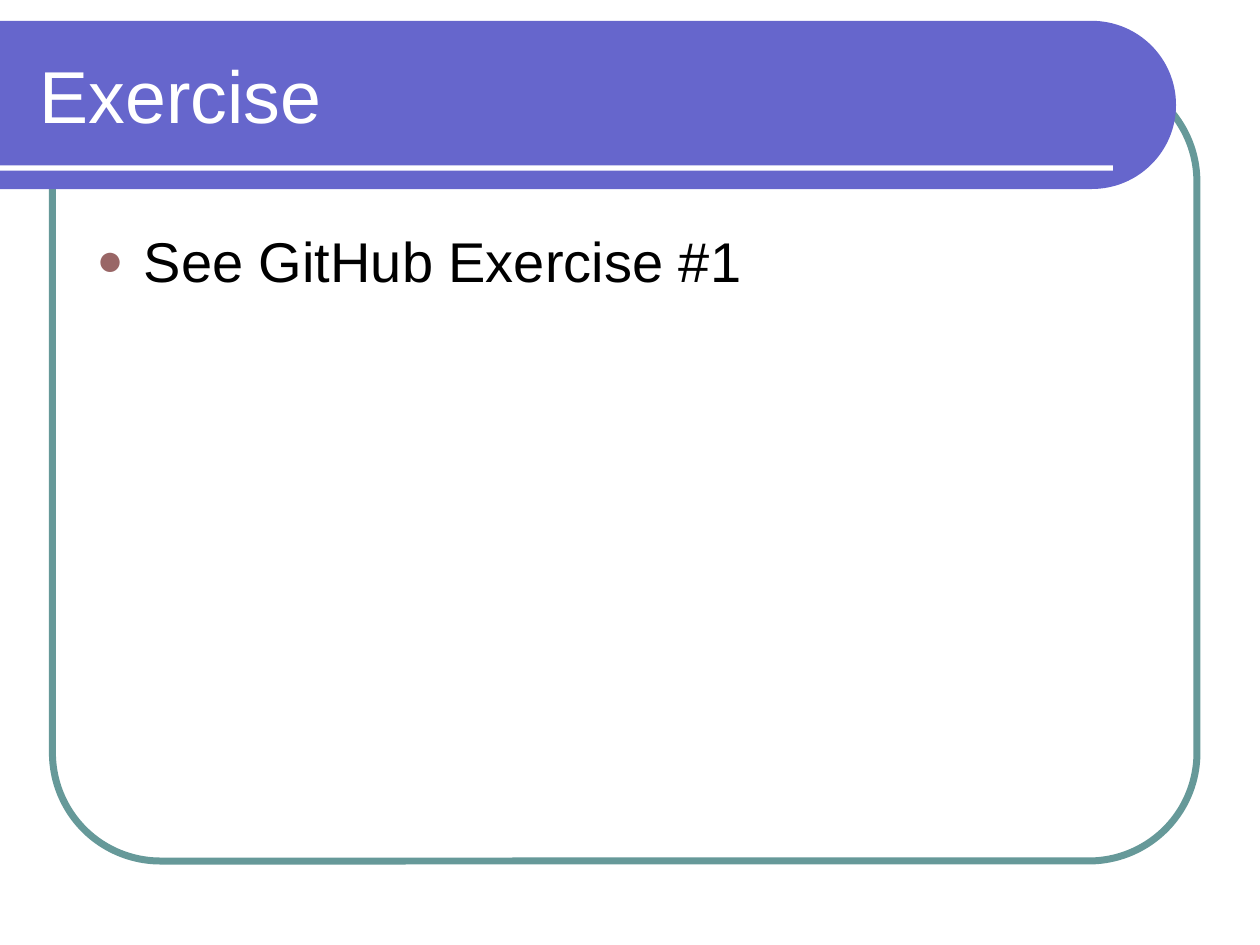
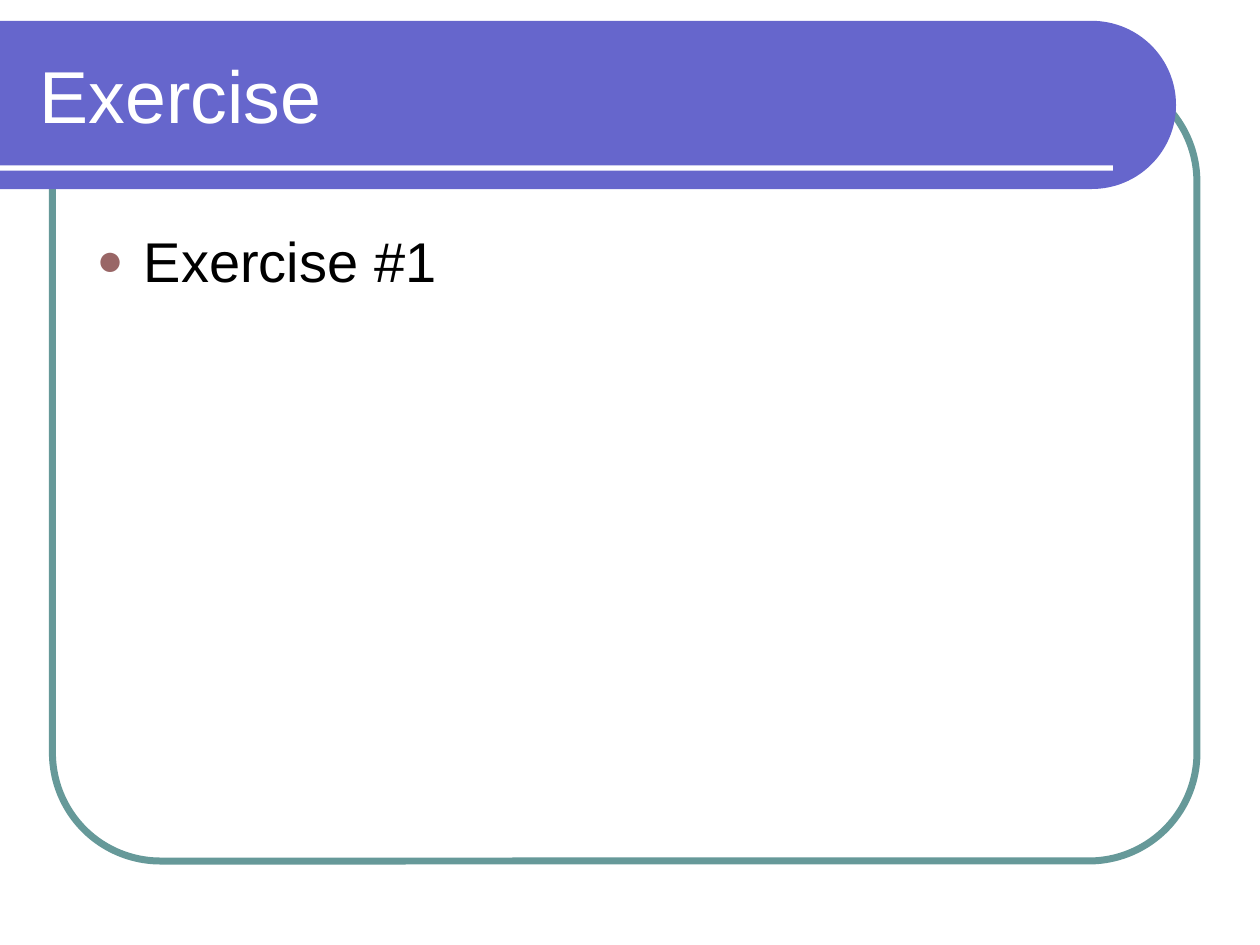
Before and after one commit to lutzhamel/phl-prolog, a slide deck: slide 22 of philosophy-prolog.pptx. Drawn at 1260x945 pixels with LibreOffice and Linux fonts; fonts in the diff are those of the drawing. Boxes give left, top, right and bottom in pixels: in the first picture for what was removed or moved away, otherwise in the second. Text is boxed around its words. In the diff, an @@ line names an element or a change of style, - is before the commit and + after.

```diff
--- a/philosophy-prolog.pptx
+++ b/philosophy-prolog.pptx
@@ text at bbox=[144, 241, 436, 283]: text changed @@
-● See GitHub Exercise #1
+● Exercise #1
```
Also in this commit, not shown: 6 other slides changed, 4 other files.
